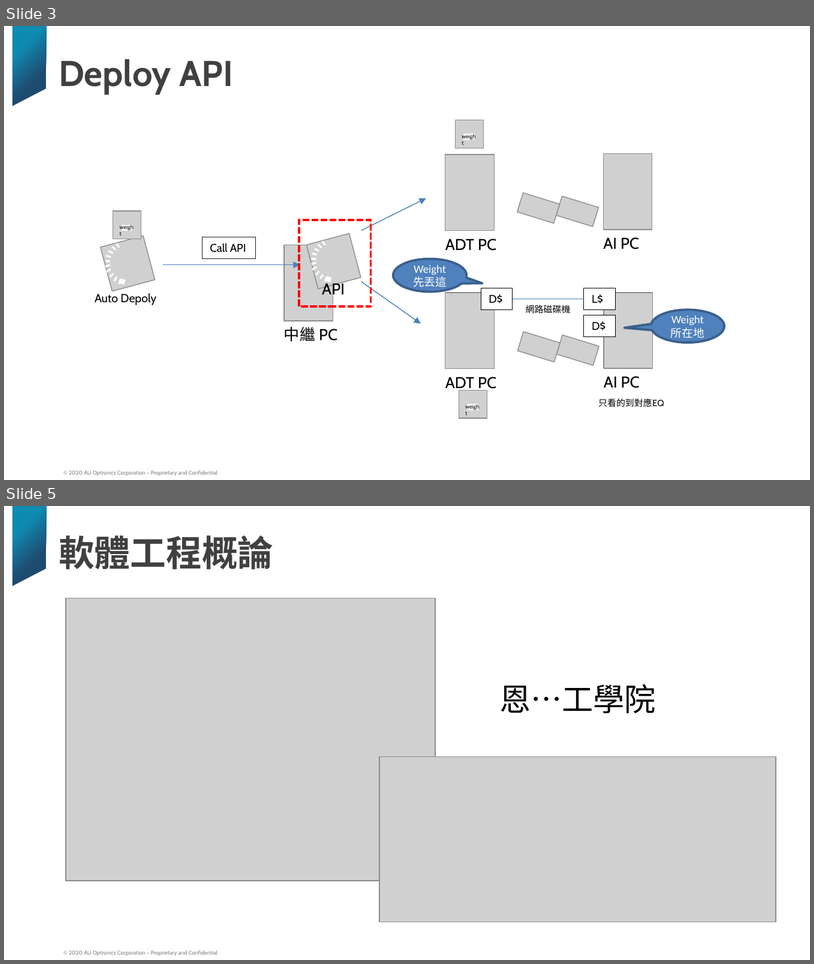
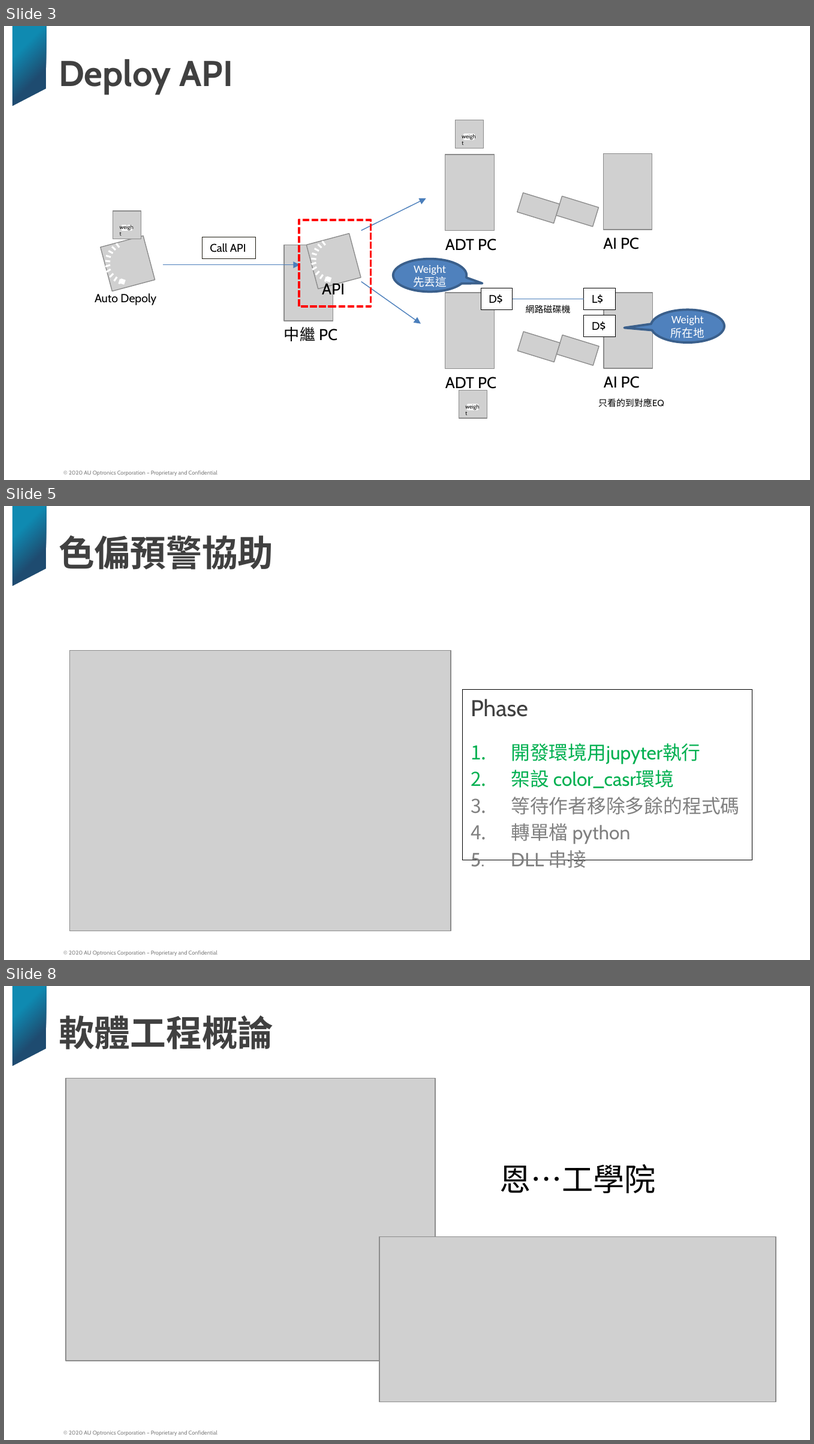
Before and after one commit to HongsyunJi/transferfile, a slide deck: HongsyunJi_weekly_report_w142.pptx. Shown one above the other, each under a label of ours: slides 3 and 5 before the commit, slides 3, 5 and 8 after it; the slides between them are not shown. The pictures are 814x964 and 814x1444 pixels, drawn with LibreOffice and Linux fonts; fonts in the diff are those of the drawing; grey boxes stand for pictures; background and template pictures are left out. Boxes give left, top, right and bottom in pixels: in the first picture for what was removed or moved away, otherwise in the second. Text is boxed around its words. In the diff, an @@ line names an element or a change of style, - is before the commit and + after.

```diff
--- a/HongsyunJi_weekly_report_w142.pptx
+++ b/HongsyunJi_weekly_report_w142.pptx
@@ slide 5 added at (4, 506, 810, 960), background #FFFFFF; not listed: 2 template elements that a slide beside it also shows @@
@@ title added at (59, 535, 273, 570), 32 pt, text #404040, bold @@
+色偏預警協助
@@ picture added at (70, 651, 452, 930) @@
@@ text added at (463, 689, 752, 860), outline #000000 0.75 pt, 17 pt, text #00B050 @@
+Phase
+1. 開發環境用jupyter執行
+2. 架設 color_casr環境
+3. 等待作者移除多餘的程式碼
+4. 轉單檔 python
+5. DLL 串接
@@ what was slide 5 is now slide 8 @@
```
Also in this commit, not shown: 2 slides changed, 3 other slides added, 4 slides removed, 8 other files.
